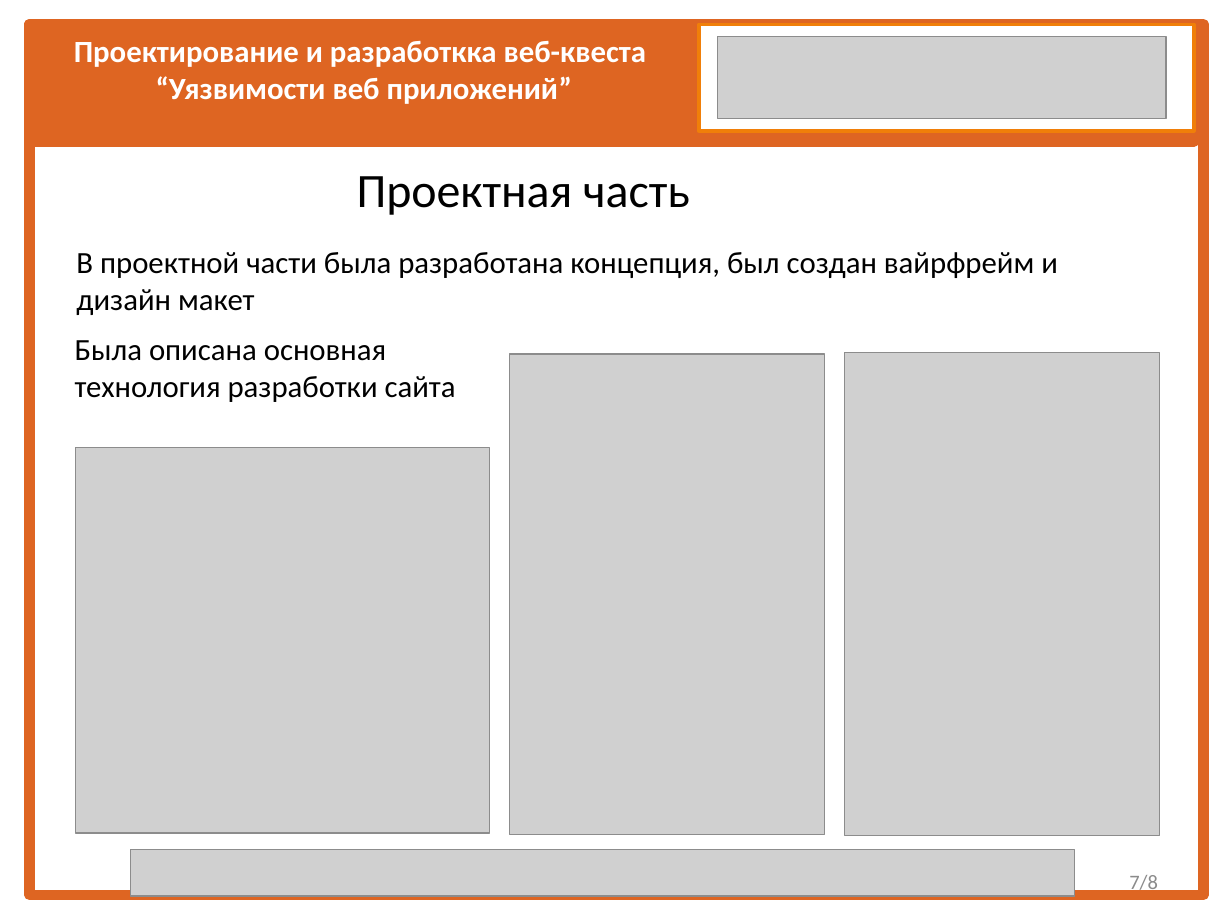
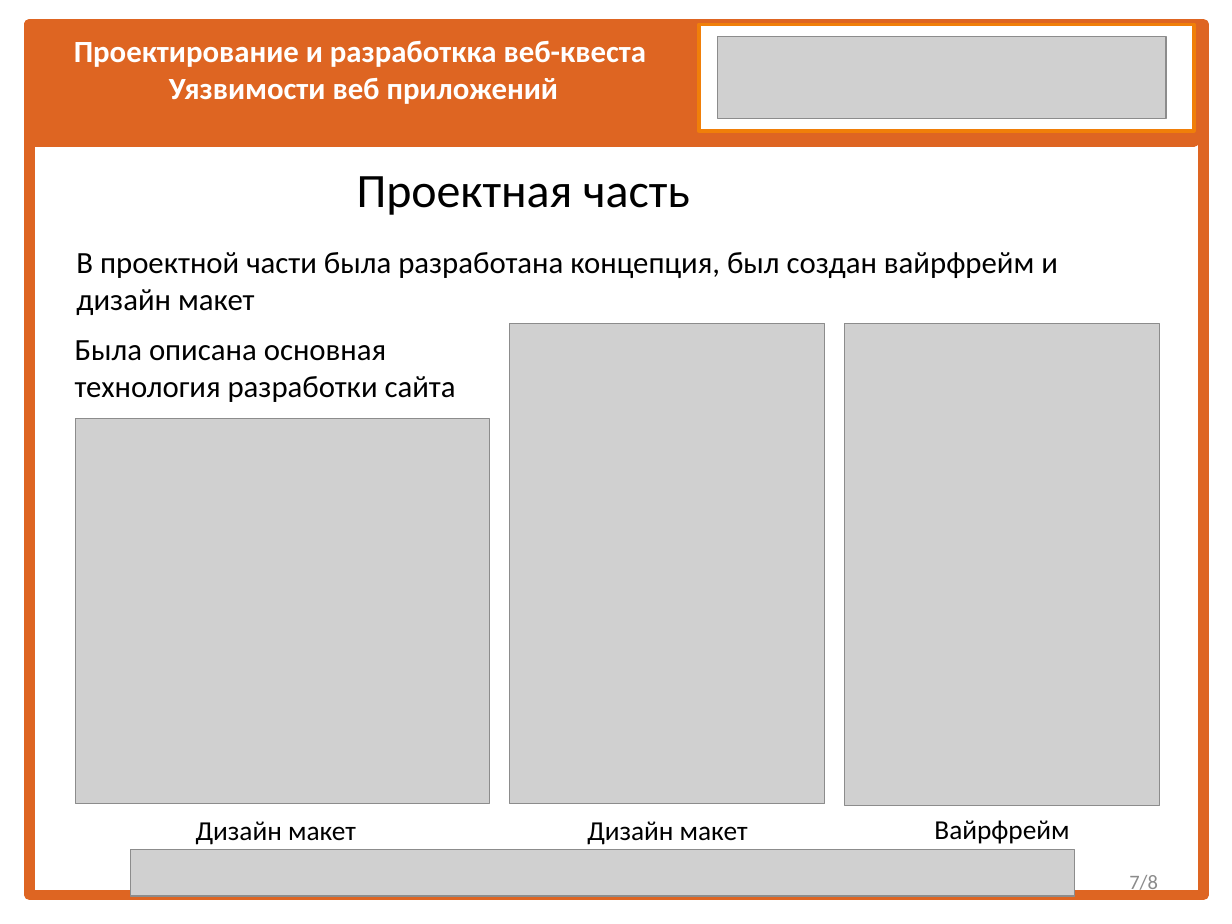
Before and after one commit to Rikishi1488/-, a slide deck: slide 7 of Презентация_шаблон_для защиты КП.pptx. Drawn at 1232x924 pixels with LibreOffice and Linux fonts; fonts in the diff are those of the drawing; grey boxes stand for pictures. Boxes give left, top, right and bottom in pixels: in the first picture for what was removed or moved away, otherwise in the second. Text is boxed around its words. In the diff, an @@ line names an element or a change of style, - is before the commit and + after.

```diff
--- a/Презентация_шаблон_для защиты КП.pptx
+++ b/Презентация_шаблон_для защиты КП.pptx
@@ text at box(169, 78, 558, 104): text changed @@
-“Уязвимости веб приложений”
+Уязвимости веб приложений
@@ 3 pictures: place and size @@
-3 pictures at box(75, 352, 1159, 835)
+3 pictures at box(75, 323, 1159, 806)
@@ text added at box(196, 821, 356, 845), 16 pt, text #000000 @@
+Дизайн макет
@@ text added at box(587, 821, 748, 845), 16 pt, text #000000 @@
+Дизайн макет
@@ text added at box(934, 820, 1069, 844), 16 pt, text #000000 @@
+Вайрфрейм
```
Also in this commit, not shown: 7 other slides changed, 1 other file.
